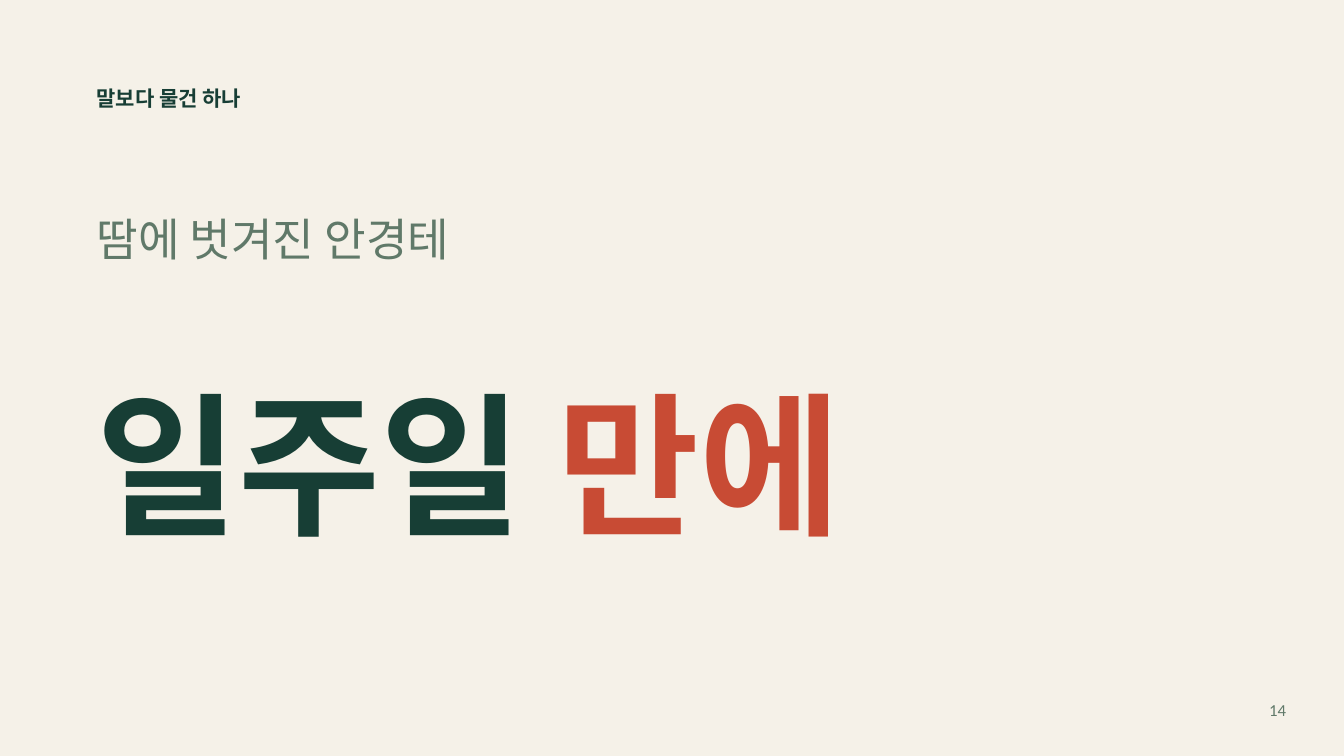
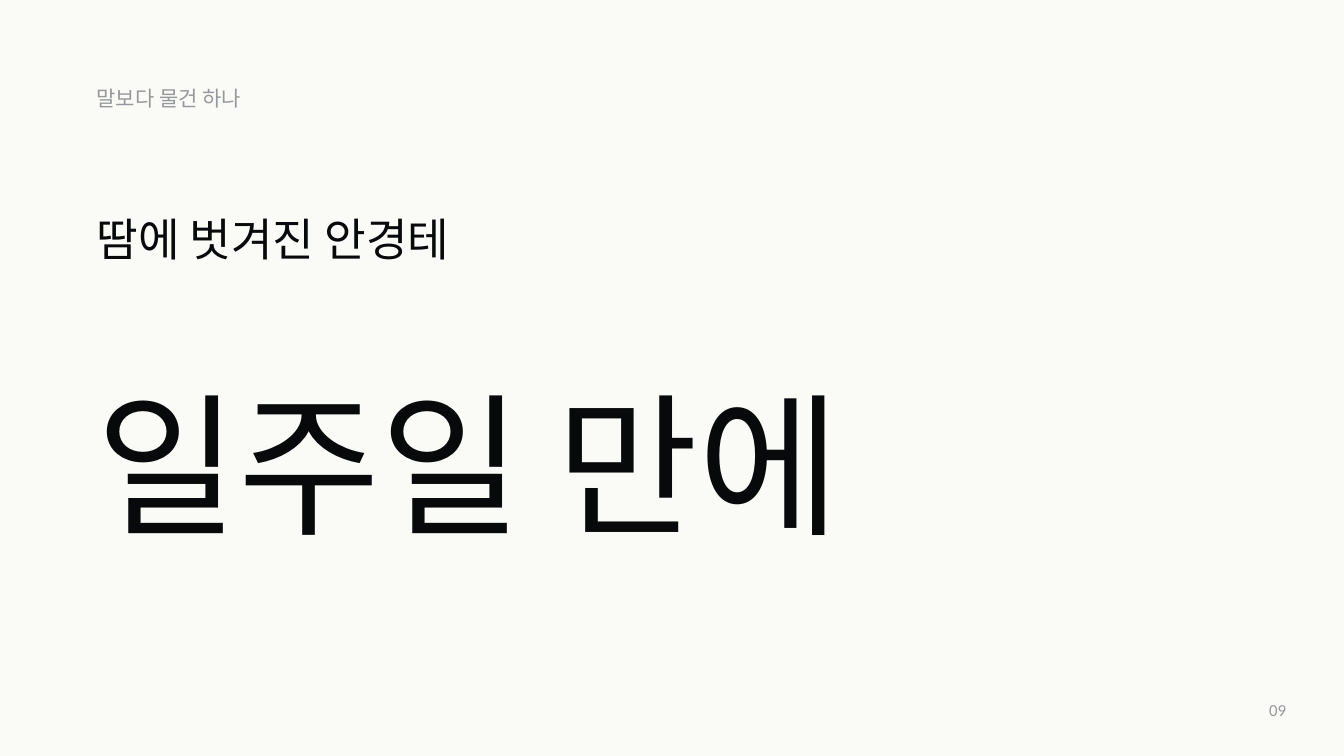
Before and after one commit to jaeyoung5178-bot/Presence, a slide deck: slide 9 of education/mentality/nozero400/NoZero-400Days.pptx (slide 14 before the commit). Drawn at 1344x756 pixels with LibreOffice and Linux fonts; fonts in the diff are those of the drawing. Boxes give left, top, right and bottom in pixels: in the first picture for what was removed or moved away, otherwise in the second. Text is boxed around its words. In the diff, an @@ line names an element or a change of style, - is before the commit and + after.

```diff
--- a/education/mentality/nozero400/NoZero-400Days.pptx
+++ b/education/mentality/nozero400/NoZero-400Days.pptx
@@ background #F5F1E8 to #FAFAF7 @@
@@ text "말보다 물건 하나" at (x1=97, y1=89, x2=241, y2=108): text colour #173E35 to #96989B, bold off @@
@@ text "땀에 벗겨진 안경테" at (x1=97, y1=218, x2=450, y2=260): text colour #607969 to #08090B @@
@@ text "일주일 만에" at (x1=97, y1=395, x2=841, y2=535): text colour #173E35 to #08090B in "일주일"; text colour #C84B34 to #08090B in "만에"; bold off @@
@@ text at (x1=1269, y1=705, x2=1286, y2=716): text changed; text colour #607969 to #96989B @@
-14
+09
```
Also in this commit, not shown: 6 other slides changed, 28 slides added, 12 slides removed, 26 other files.
